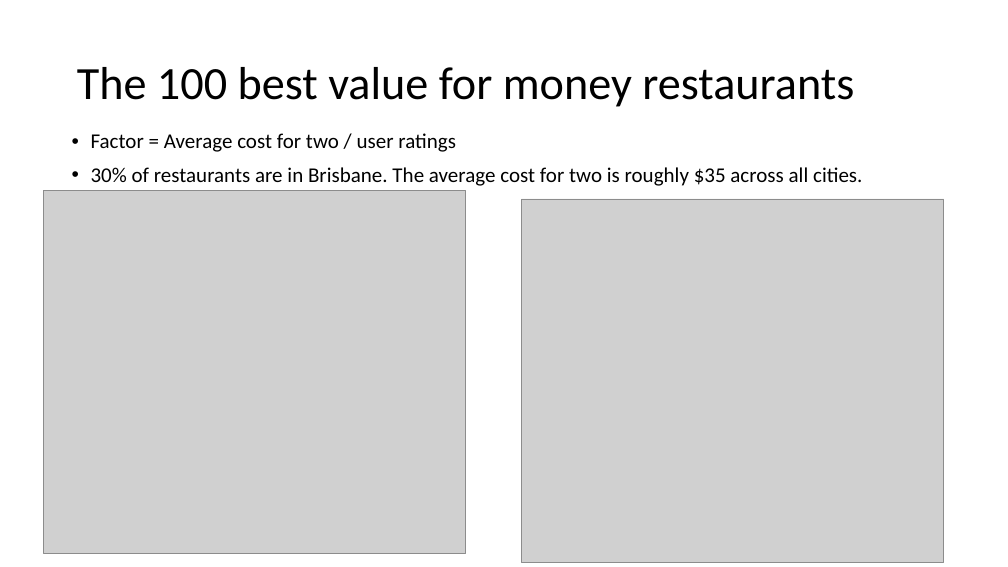
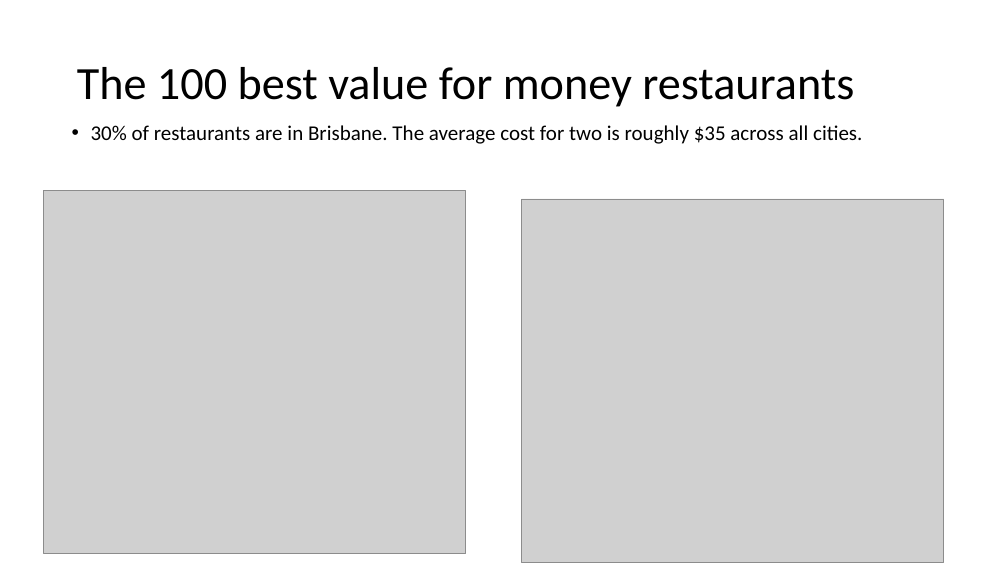
Before and after one commit to ashdrayton/Zomato-Restaurants-Reviews, a slide deck: slide 9 of Babette/Presentation_BB.pptx (slide 8 before the commit). Drawn at 1008x567 pixels with LibreOffice and Linux fonts; fonts in the diff are those of the drawing; grey boxes stand for pictures. Boxes give left, top, right and bottom in pixels: in the first picture for what was removed or moved away, otherwise in the second. Text is boxed around its words. In the diff, an @@ line names an element or a change of style, - is before the commit and + after.

```diff
--- a/Babette/Presentation_BB.pptx
+++ b/Babette/Presentation_BB.pptx
@@ text "30% of restaurants are in ...": place and size @@
-text "30% of restaurants are in ..." at (91,133,862,186)
+text "30% of restaurants are in ..." at (91,125,862,144)
@@ text at (91,133,456,152): paragraph removed @@
-• Factor = Average cost for two / user ratings
```
Also in this commit, not shown: 2 other slides changed, 1 slide added, 3 other files.
